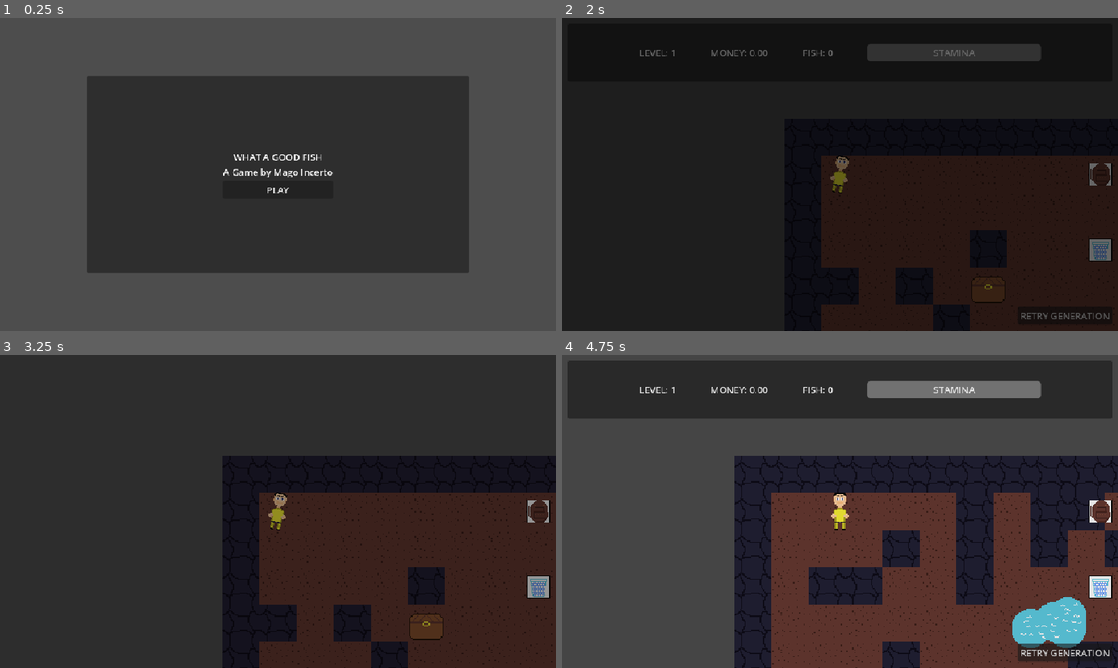
Above: before the commit, frames 1-4 (two rows, left to right).
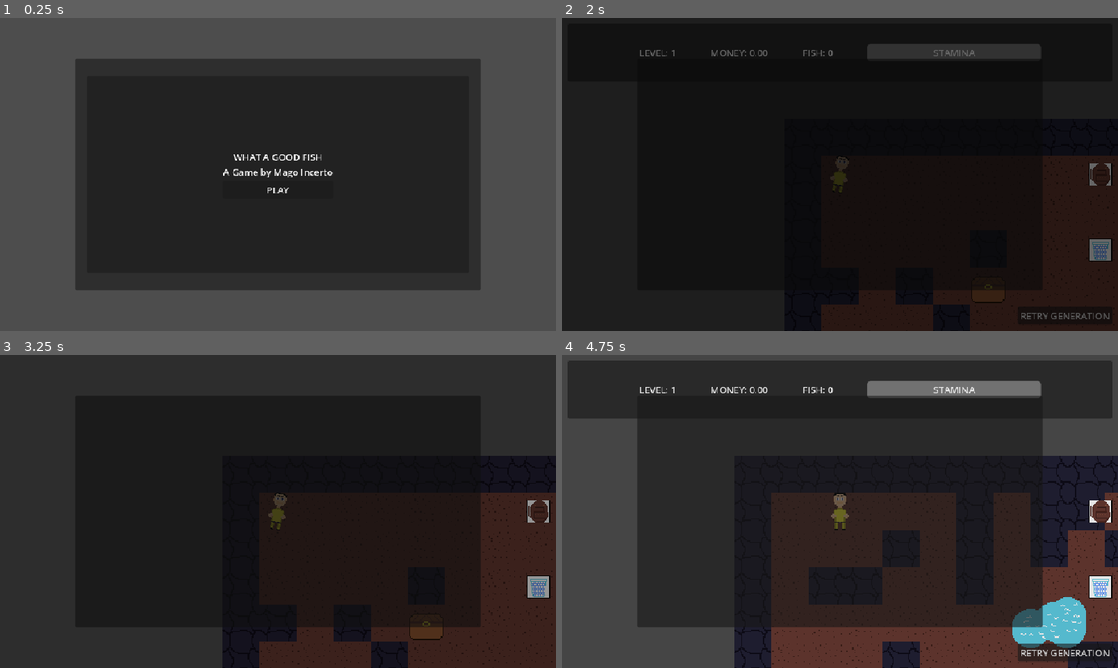
Above: after the commit, the same moments.

Repository: GustavoIgor/what-a-good-fish
Game: Godot game, scene res://Scenes/main_menu.tscn
Two runs of this game, one before a commit and one after it. Both use one fixed random seed, a clock stepped at 60 frames per second and the inputs below.
Inputs (mouse positions are in pixels of both pictures, inside the frame that each line leads up to):
- Up to frame 1 (0.25 s): no input
- Up to frame 2 (2 s): click "PLAY" at 0.5 s; click "PLAY" at 1.25 s
- Up to frame 3 (3.25 s): click "RETRY GENERATION" at 2 s; click "RETRY GENERATION" at 2.75 s
- Up to frame 4 (4.75 s): tap Enter (ui_accept) at 3.5, 3.8 s; move the mouse to (962, 495) at 3.52 s; hold D (right) 3.53-4.25 s; hold E (fishing) 3.53-4.25 s; click (962, 495) at 3.67 s; tap T (shop) at 3.77 s; click "RETRY GENERATION" at 4.25 s

The runs differ from the first frame. In frame 1, 10% of the frame differs, in the area x 13-87%, y 13-87%; in frame 2, 0.4%; in frame 3, 15%; in frame 4, 33%, in the area x 13-87%, y 13-88%.

Commit message:
Changed player stats logic in global, initialize to build battle logic

Diff:
--- a/Resources/enemy_resource.gd
+++ b/Resources/enemy_resource.gd
@@ -1,7 +1,7 @@
 extends Resource
 class_name EnemyResource
 
-@export var name: String = "Slime"
+@export var name: String = "Bat"
 @export var level: int = 1
 @export var max_hp: int = 10
 @export var attack: int = 3
--- a/Scenes/battle.tscn
+++ /dev/null
@@ -1,19 +0,0 @@
-[gd_scene load_steps=2 format=3 uid="uid://m3vpqb60u24"]
-
-[ext_resource type="Script" uid="uid://doevtdp6n3ox5" path="res://Scripts/battle.gd" id="1_w7k78"]
-
-[node name="Battle" type="CanvasLayer"]
-script = ExtResource("1_w7k78")
-
-[node name="Panel" type="Panel" parent="."]
-anchors_preset = 8
-anchor_left = 0.5
-anchor_top = 0.5
-anchor_right = 0.5
-anchor_bottom = 0.5
-offset_left = -20.0
-offset_top = -20.0
-offset_right = 20.0
-offset_bottom = 20.0
-grow_horizontal = 2
-grow_vertical = 2
--- a/Scenes/battle_manager.tscn
+++ b/Scenes/battle_manager.tscn
@@ -1,6 +1,48 @@
 [gd_scene load_steps=2 format=3 uid="uid://b8d8sjc11lf5e"]
 
-[ext_resource type="Script" uid="uid://62igusdk6fin" path="res://Scripts/battle_manager.gd" id="1_h1ip2"]
+[ext_resource type="Script" uid="uid://c0udg8f77sh3n" path="res://Scripts/battle_manager.gd" id="1_h1ip2"]
 
-[node name="BattleManager" type="Node"]
+[node name="BattleManager" type="CanvasLayer"]
 script = ExtResource("1_h1ip2")
+
+[node name="BattlePanel" type="Panel" parent="."]
+custom_minimum_size = Vector2(700, 400)
+anchors_preset = 8
+anchor_left = 0.5
+anchor_top = 0.5
+anchor_right = 0.5
+anchor_bottom = 0.5
+offset_left = -20.0
+offset_top = -20.0
+offset_right = 20.0
+offset_bottom = 20.0
+grow_horizontal = 2
+grow_vertical = 2
+
+[node name="TextureRect" type="TextureRect" parent="BattlePanel"]
+layout_mode = 1
+anchors_preset = 8
+anchor_left = 0.5
+anchor_top = 0.5
+anchor_right = 0.5
+anchor_bottom = 0.5
+offset_left = -20.0
+offset_top = -20.0
+offset_right = 20.0
+offset_bottom = 20.0
+grow_horizontal = 2
+grow_vertical = 2
+
+[node name="LootPanel" type="Panel" parent="."]
+visible = false
+anchors_preset = 8
+anchor_left = 0.5
+anchor_top = 0.5
+anchor_right = 0.5
+anchor_bottom = 0.5
+offset_left = -20.0
+offset_top = -20.0
+offset_right = 20.0
+offset_bottom = 20.0
+grow_horizontal = 2
+grow_vertical = 2
--- a/Scripts/battle.gd
+++ /dev/null
@@ -1 +0,0 @@
-extends CanvasLayer
--- a/Scripts/battle_manager.gd
+++ b/Scripts/battle_manager.gd
@@ -1 +1,69 @@
-extends Node
+extends CanvasLayer
+
+enum BattleState { START, PLAYER_TURN, ENEMY_TURN, VICTORY, DEFEAT }
+
+var state: BattleState = BattleState.START
+
+var enemy: EnemyResource
+
+@onready var ui_status = $StatusPanel
+@onready var ui_actions = $ActionPanel
+@onready var ui_log = $LogPanel/RichTextLabel
+
+func start_battle(enemy_res: EnemyResource) -> void:
+	enemy = enemy_res
+	state = BattleState.PLAYER_TURN
+	_log("A wild %s appeared!" % enemy.name)
+	_update_ui()
+
+func _update_ui() -> void:
+	pass
+
+func _log(text: String) -> void:
+	ui_log.add_text(text + "\n")
+
+# TURNS
+func on_player_attack() -> void:
+	if state != BattleState.PLAYER_TURN:
+		return
+	var dmg = enemy.take_damage(Global.player_attack())
+	_log("You hit %s for %d damage!" % [enemy.name, dmg])
+	if enemy.is_dead():
+		state = BattleState.VICTORY
+		_end_battle(true)
+	else:
+		state = BattleState.ENEMY_TURN
+		await get_tree().create_timer(1.0).timeout
+		_enemy_turn()
+
+func on_player_use_item(item) -> void:
+	# Placeholder: depois conecta inventário
+	_log("You used %s!" % item.name)
+	state = BattleState.ENEMY_TURN
+	await get_tree().create_timer(1.0).timeout
+	_enemy_turn()
+
+func on_player_run() -> void:
+	_log("You ran away...")
+	queue_free()
+
+func _enemy_turn() -> void:
+	var dmg = Global.change_hp(-enemy.attack)
+	_log("%s hits you for %d damage!" % [enemy.name, dmg])
+	if Global.player_stats["hp"] == 0:
+		state = BattleState.DEFEAT
+		_end_battle(false)
+	else:
+		state = BattleState.PLAYER_TURN
+		_update_ui()
+
+func _end_battle(victory: bool) -> void:
+	if victory:
+		_log("You defeated %s!" % enemy.name)
+		var loot = enemy.generate_loot()
+		_log("Loot: %s" % loot)
+		# Aqui você mostra tela de loot
+	else:
+		_log("You were defeated...")
+		# Aqui você aplica a lógica de perder 3 itens e voltar para checkpoint
+	ui_actions.hide()
--- a/Scripts/global.gd
+++ b/Scripts/global.gd
@@ -8,13 +8,16 @@
 
 var change := false
 var money := 0.0
-var stamina := 100
-var max_stamina := 100
-var hp := 100
-var max_hp := 100
 var level := 1
 var fishing := false
 var is_descending := false
+
+var player_stats :={
+	"stamina" : 100,
+	"max_stamina" : 100,
+	"hp" : 100,
+	"max_hp" : 100
+}
 
 var events : Dictionary = {
 	"vendor_first_interaction" : false
@@ -35,12 +38,12 @@
 	money_changed.emit()
 
 func change_hp(amount : int):
-	hp = clamp(hp + amount, 0, max_hp)
-	if hp == 0:
+	player_stats["hp"] = clamp(player_stats["hp"] + amount, 0, player_stats["max_hp"])
+	if player_stats["hp"] == 0:
 		game_over()
 
 func change_stamina(amount : int):
-	stamina = clamp(stamina + amount, 0, max_stamina)
+	player_stats["stamina"] = clamp(player_stats["stamina"] + amount, 0, player_stats["max_stamina"])
 	stamina_changed.emit()
 
 func descent(amount : int):
@@ -52,7 +55,7 @@
 		win()
 		return
 
-	stamina = max_stamina
+	player_stats["stamina"] = player_stats["max_stamina"]
 	if level % 10 == 0:
 		Fade.fade_transition("res://Scenes/dungeon.tscn")
 	elif level % 5 == 0:
@@ -66,6 +69,9 @@
 	else:
 		DialogueManager.start_dialogue("fish_caught_failed")
 
+func player_attack():
+	return 10
+
 func win():
 	Fade.fade_transition("res://Scenes/win.tscn")
 
--- a/Scripts/lake.gd
+++ b/Scripts/lake.gd
@@ -7,7 +7,7 @@
 	if event.is_action_pressed("fishing") and inside:
 		if Global.fishing:
 			return
-		if Global.stamina < 33:
+		if Global.player_stats["stamina"] < 33:
 			label.text = "You have no stamina to fish now"
 		elif InventoryManager.get_fish_quantity() >= InventoryManager.fish_capacity:
 			label.text = "Your inventory is full"
--- a/Scripts/ui.gd
+++ b/Scripts/ui.gd
@@ -20,7 +20,7 @@
 	money_label.text = "MONEY: " + str("%.2f" % Global.money)
 
 func _on_stamina_changed():
-	stamina_progress_bar.value = Global.stamina
+	stamina_progress_bar.value = Global.player_stats["stamina"]
 
 func _on_inventory_updated():
 	fish_label.text = "FISH: " + str(InventoryManager.get_fish_quantity())
Not shown, removed: Scripts/battle.gd.uid
Not shown, changed: Scripts/battle_manager.gd.uid
